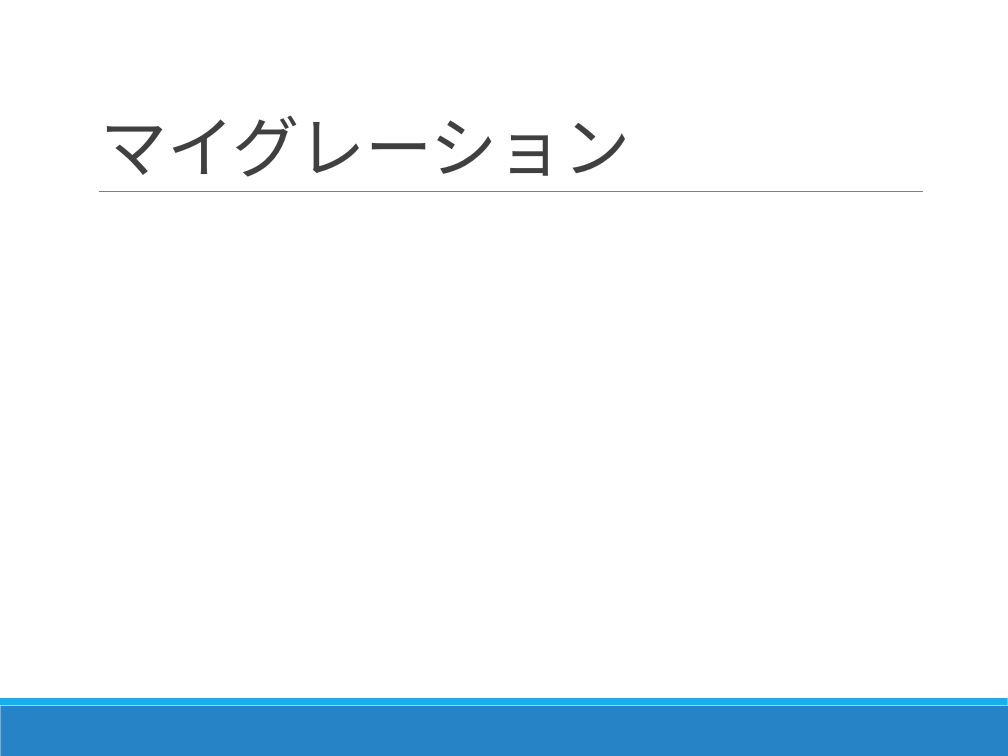
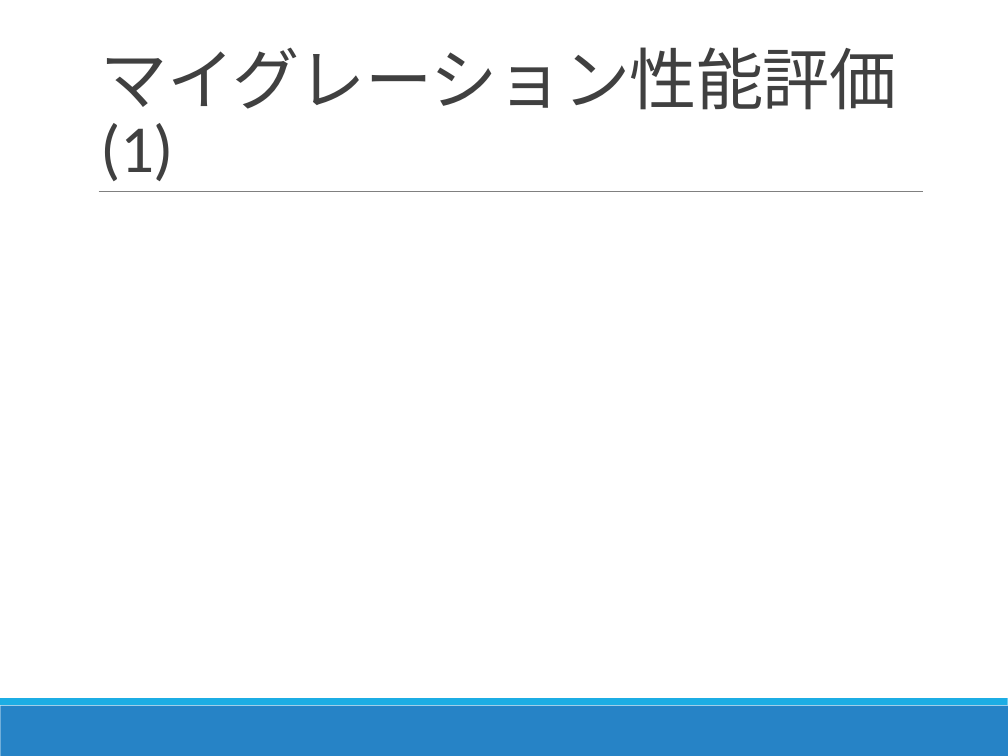
Before and after one commit to Kota0823/Document, a slide deck: slide 33 of 輪講2019-1_鈴木洸太.pptx (slide 20 before the commit). Drawn at 1008x756 pixels with LibreOffice and Linux fonts; fonts in the diff are those of the drawing. Boxes give left, top, right and bottom in pixels: in the first picture for what was removed or moved away, otherwise in the second. Text is boxed around its words. In the diff, an @@ line names an element or a change of style, - is before the commit and + after.

```diff
--- a/輪講2019-1_鈴木洸太.pptx
+++ b/輪講2019-1_鈴木洸太.pptx
@@ title at [101,47,897,181]: text changed @@
-マイグレーション
+マイグレーション性能評価(1)
```
Also in this commit, not shown: 5 other slides changed, 4 slides added, 3 other files.
